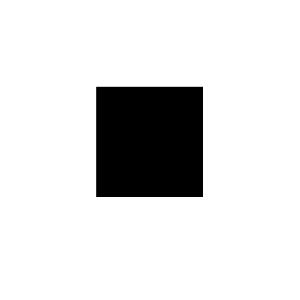
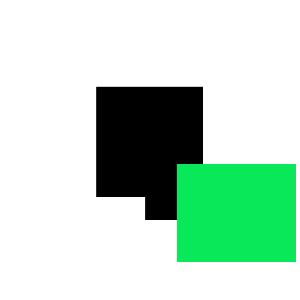
Layers edited between the first and the second 300 × 300 image:
added layer "Shape 3" above "Shape 2" over [176, 164, 296, 262]
added layer "Shape 2" above "Shape 1" over [145, 164, 201, 220]
